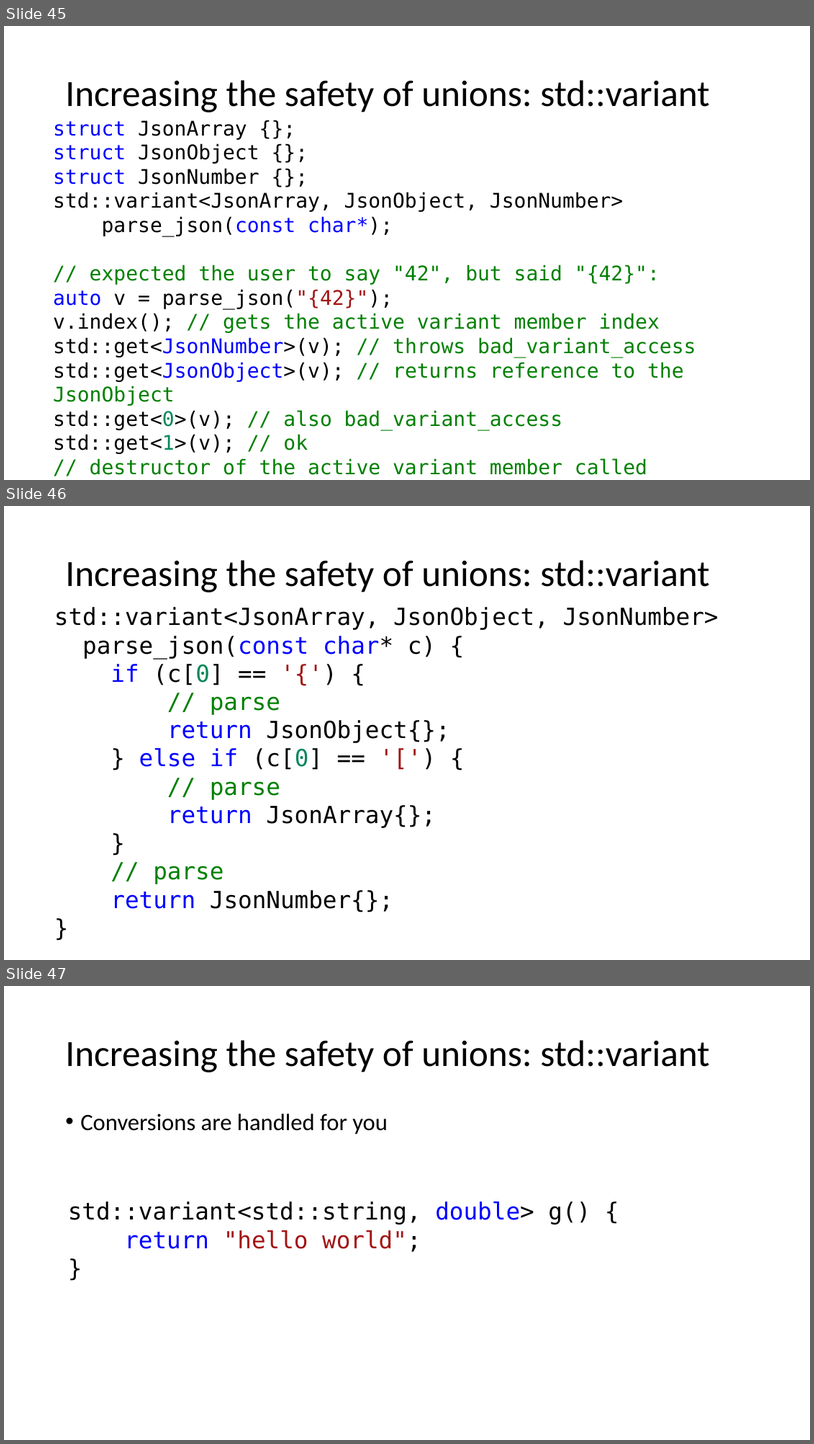
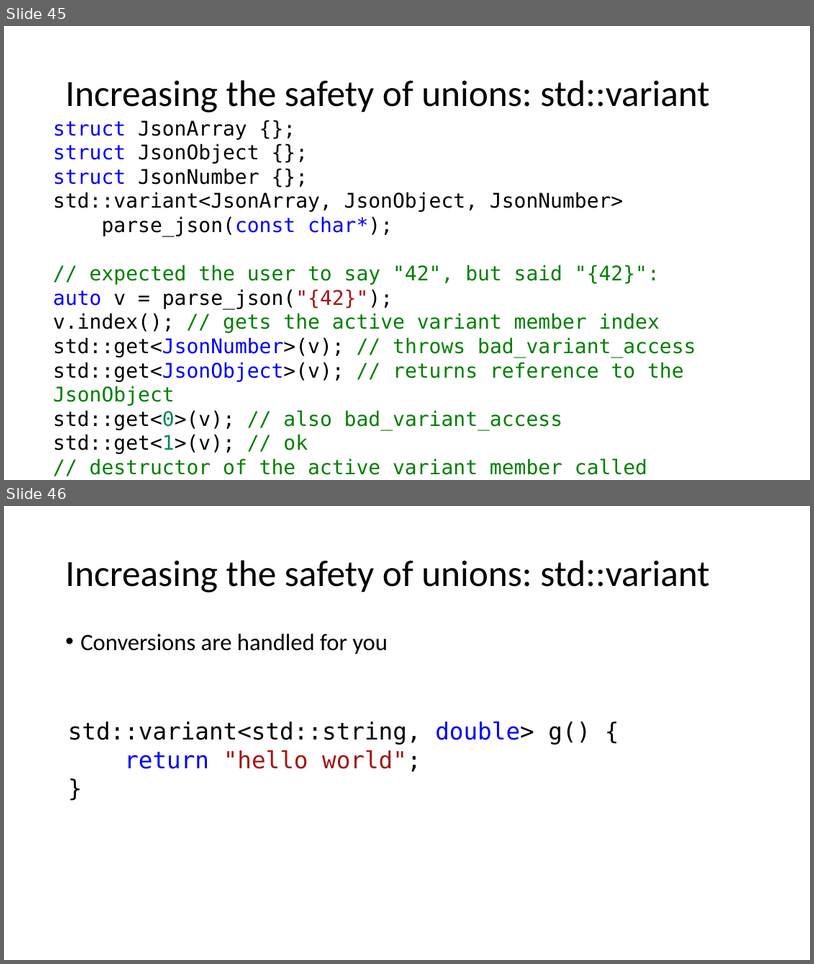
Before and after one commit to BillyONeal/14_cpp_features_in_40_minutes, a slide deck: 14 Cpp Features in 40 Minutes.pptx. Shown one above the other, each under a label of ours: slides 45, 46 and 47 before the commit, slides 45 and 46 after it. The pictures are 814x1444 and 814x964 pixels, drawn with LibreOffice and Linux fonts; fonts in the diff are those of the drawing. Boxes give left, top, right and bottom in pixels: in the first picture for what was removed or moved away, otherwise in the second. Text is boxed around its words. In the diff, an @@ line names an element or a change of style, - is before the commit and + after.

Commit message:
Delete parse_json slide.

```diff
--- a/14 Cpp Features in 40 Minutes.pptx
+++ b/14 Cpp Features in 40 Minutes.pptx
@@ slide 46 removed at (x1=4, y1=506, x2=810, y2=960), background #FFFFFF @@
@@ title removed at (x1=65, y1=560, x2=710, y2=592) @@
-Increasing the safety of unions: std::variant
@@ text removed at (x1=54, y1=607, x2=719, y2=912) @@
-std::variant<JsonArray, JsonObject, JsonNumber>
-parse_json(const char* c) {
-if (c[0] == '{') {
-// parse
-return JsonObject{};
-} else if (c[0] == '[') {
-// parse
-return JsonArray{};
-}
-// parse
-return JsonNumber{};
-}
@@ what was slide 47 is now slide 46 @@
```
